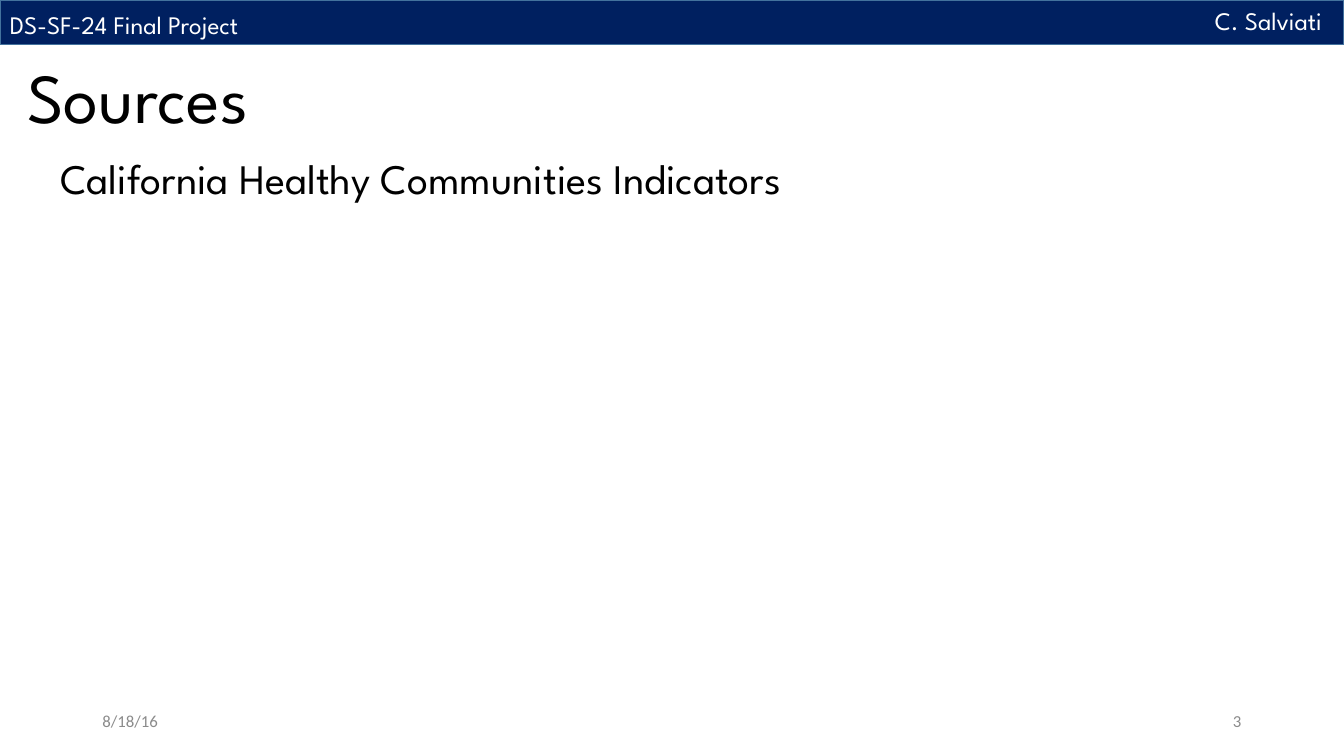
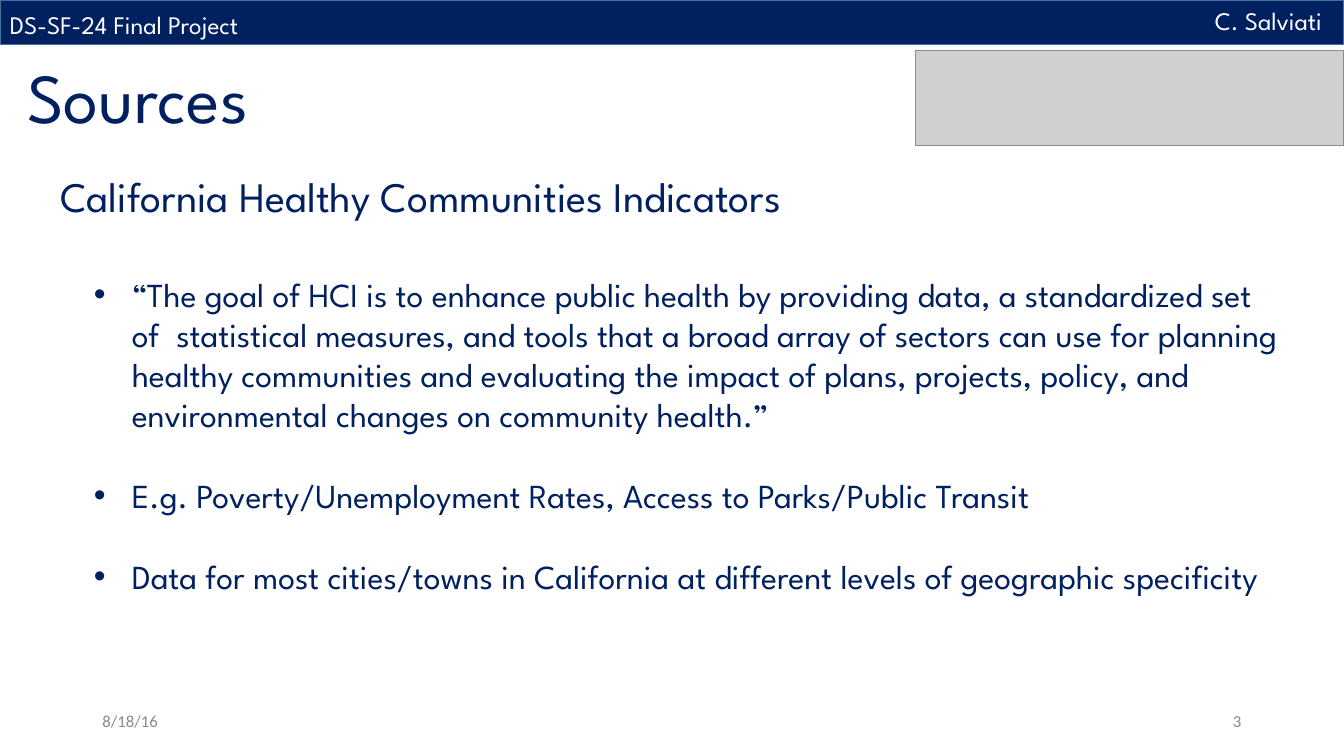
Before and after one commit to crsalviati/CA_Housing, a slide deck: slide 3 of Final_Presentation_CSalviati.pptx. Drawn at 1344x756 pixels with LibreOffice and Linux fonts; fonts in the diff are those of the drawing; grey boxes stand for pictures. Boxes give left, top, right and bottom in pixels: in the first picture for what was removed or moved away, otherwise in the second. Text is boxed around its words. In the diff, an @@ line names an element or a change of style, - is before the commit and + after.

```diff
--- a/Final_Presentation_CSalviati.pptx
+++ b/Final_Presentation_CSalviati.pptx
@@ text "Sources" at [27,76,248,124]: text colour #000000 to #002060 @@
@@ picture added at [915,50,1344,146] @@
@@ text "California Healthy Communities Indicators" at [60,182,781,221]: text colour #000000 to #002060 @@
@@ text "California Healthy Communities Indicators": place and size @@
-text "California Healthy Communities Indicators" at [60,164,781,203]
+text "California Healthy Communities Indicators" at [60,182,781,221]
@@ text added at [132,283,1277,597], 24 pt, text #002060 @@
+  • “The goal of HCI is to enhance public health by providing data, a standardized set of statistical measures, and tools that a broad array of sectors can use for planning healthy communities and evaluating the impact of plans, projects, policy, and environmental changes on community health.”
+  • E.g. Poverty/Unemployment Rates, Access to Parks/Public Transit
+  • Data for most cities/towns in California at different levels of geographic specificity
```
Also in this commit, not shown: 10 other slides changed, 9 other files.
